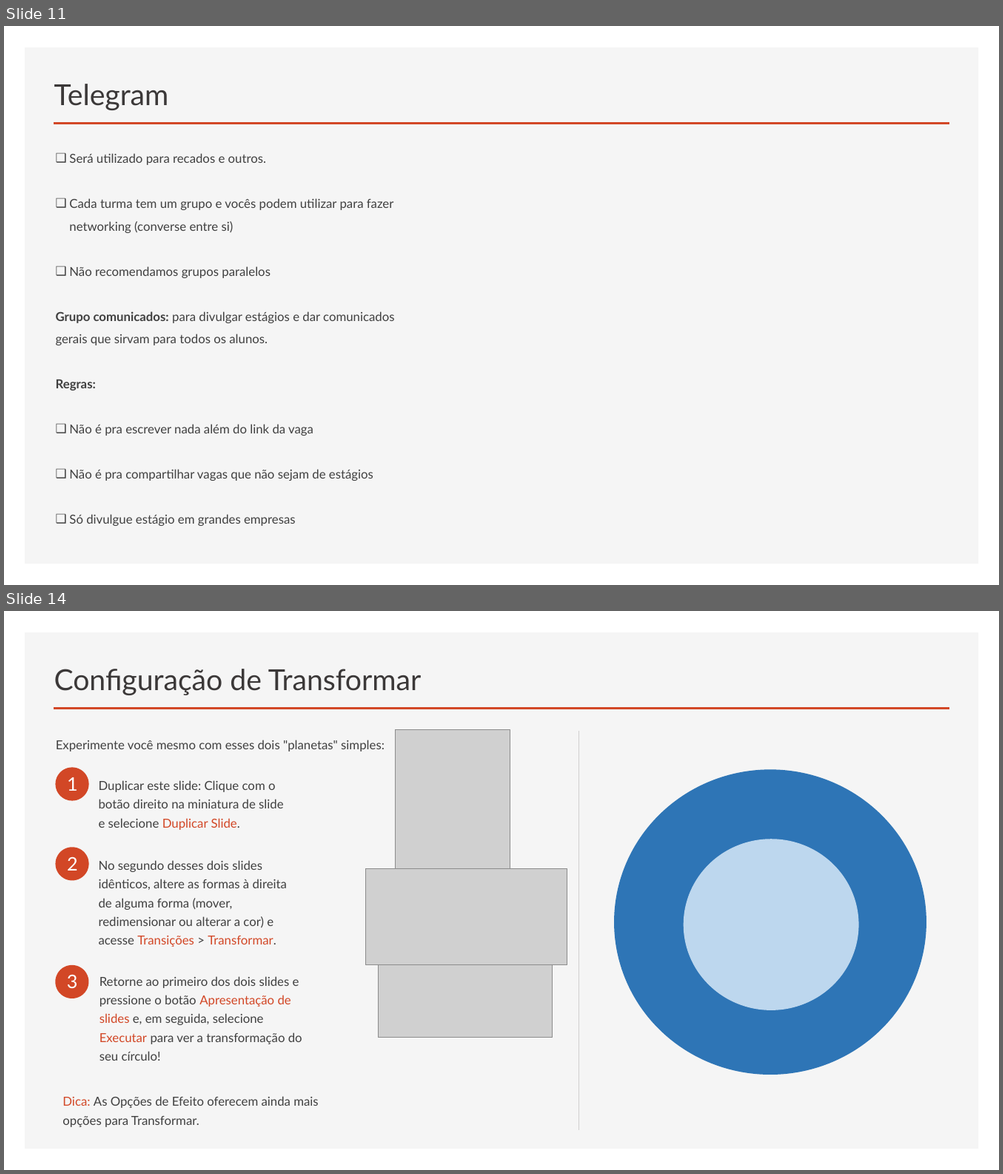
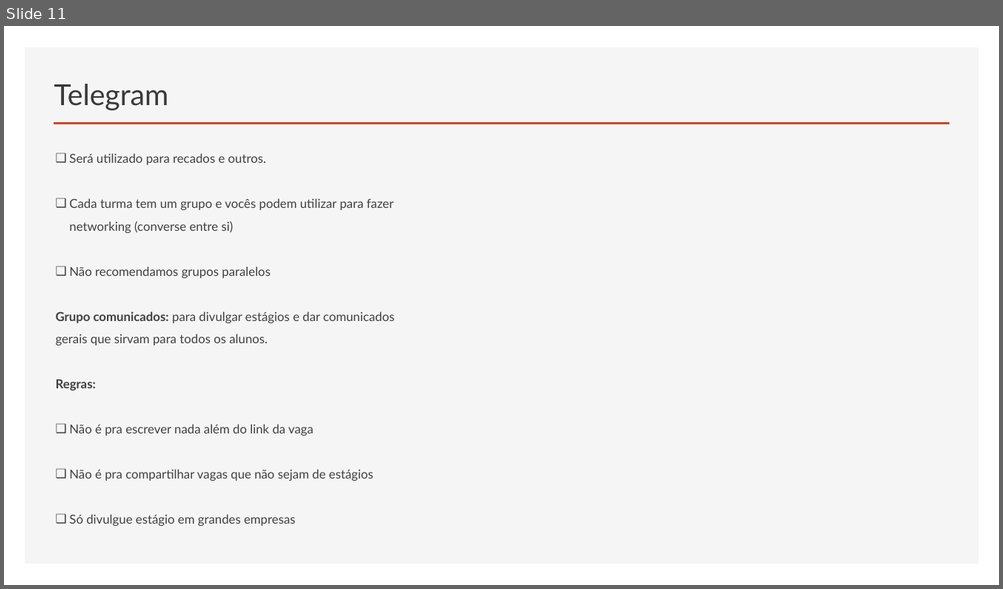
Before and after one commit to RaizaCirne/js-antes-do-react, a slide deck: Curso_Plano_da_Aprovacao/01_introducao.pptx. Shown one above the other, each under a label of ours: slides 11 and 14 before the commit, slide 11 after it; the slides between them are not shown. The pictures are 1003x1174 and 1003x589 pixels, drawn with LibreOffice and Linux fonts; fonts in the diff are those of the drawing; grey boxes stand for pictures. Boxes give left, top, right and bottom in pixels: in the first picture for what was removed or moved away, otherwise in the second. Text is boxed around its words. In the diff, an @@ line names an element or a change of style, - is before the commit and + after.

```diff
--- a/Curso_Plano_da_Aprovacao/01_introducao.pptx
+++ b/Curso_Plano_da_Aprovacao/01_introducao.pptx
@@ slide 14 removed at (4,611,999,1170), background #FFFFFF; not listed: 2 template elements that a slide beside it also shows @@
@@ title removed at (54,669,421,695) @@
-Configuração de Transformar
@@ text removed at (56,740,384,752) @@
-Experimente você mesmo com esses dois "planetas" simples:
@@ picture removed at (395,729,509,877) @@
@@ line removed from (579, 731) to (579, 1130) @@
@@ ellipse removed at (56,768,89,801) @@
@@ text removed at (67,777,78,791) @@
-1
@@ text removed at (99,780,284,830) @@
-Duplicar este slide: Clique com o botão direito na miniatura de slide e selecione Duplicar Slide.
@@ ellipse removed at (614,770,927,1075) @@
@@ ellipse removed at (56,848,89,881) @@
@@ ellipse removed at (683,840,858,1011) @@
@@ text removed at (67,857,78,871) @@
-2
@@ text removed at (99,860,287,947) @@
-No segundo desses dois slides idênticos, altere as formas à direita de alguma forma (mover, redimensionar ou alterar a cor) e acesse Transições > Transformar.
@@ picture removed at (366,869,567,966) @@
@@ ellipse removed at (56,965,89,999) @@
@@ picture removed at (378,965,552,1038) @@
@@ text removed at (67,974,78,988) @@
-3
@@ text removed at (99,977,302,1061) @@
-Retorne ao primeiro dos dois slides e pressione o botão Apresentação de slides e, em seguida, selecione Executar para ver a transformação do seu círculo!
@@ text removed at (62,1096,318,1128) @@
-Dica: As Opções de Efeito oferecem ainda mais opções para Transformar.
```
Also in this commit, not shown: 2 slides added, 6 other slides removed.
